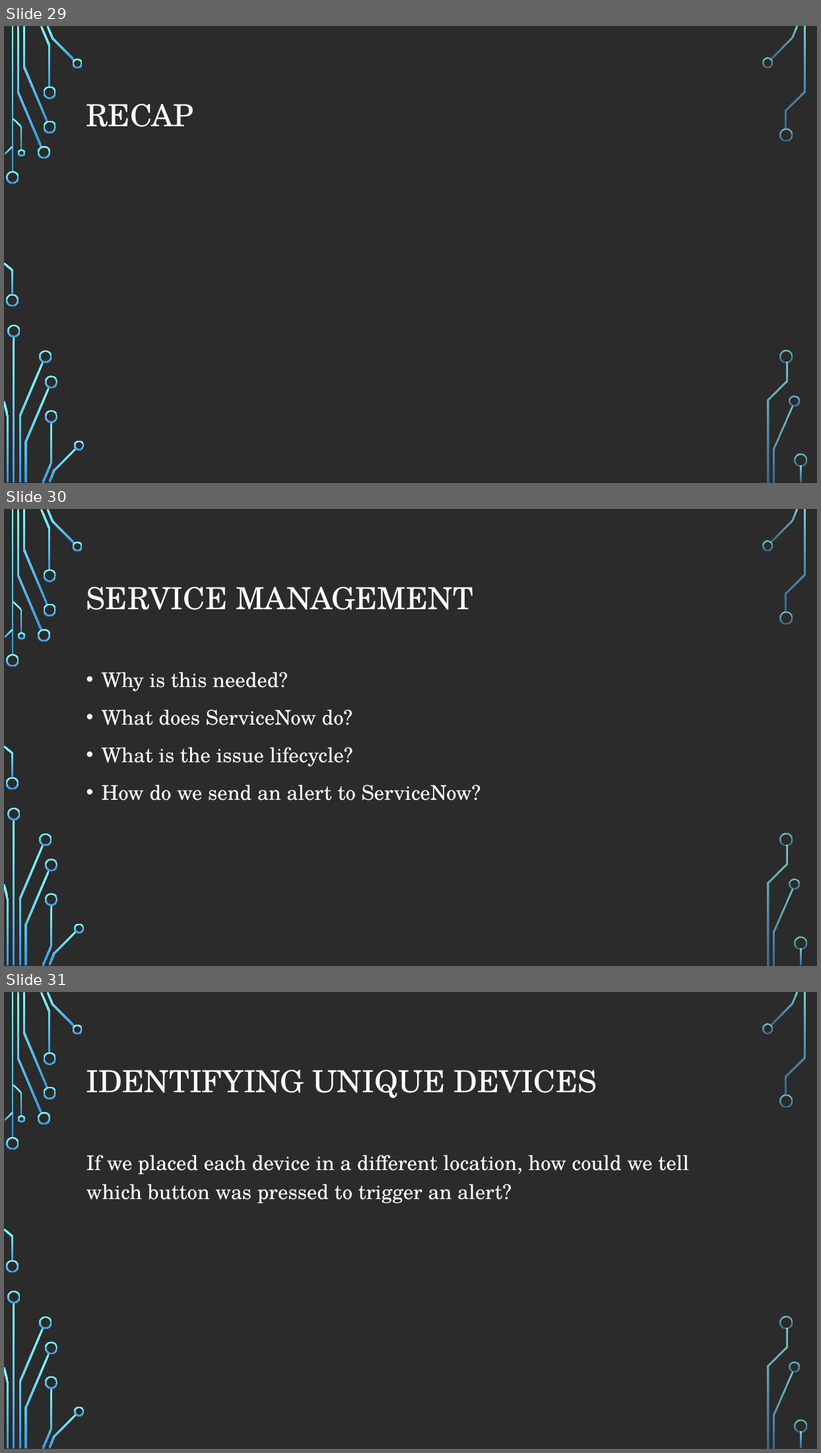
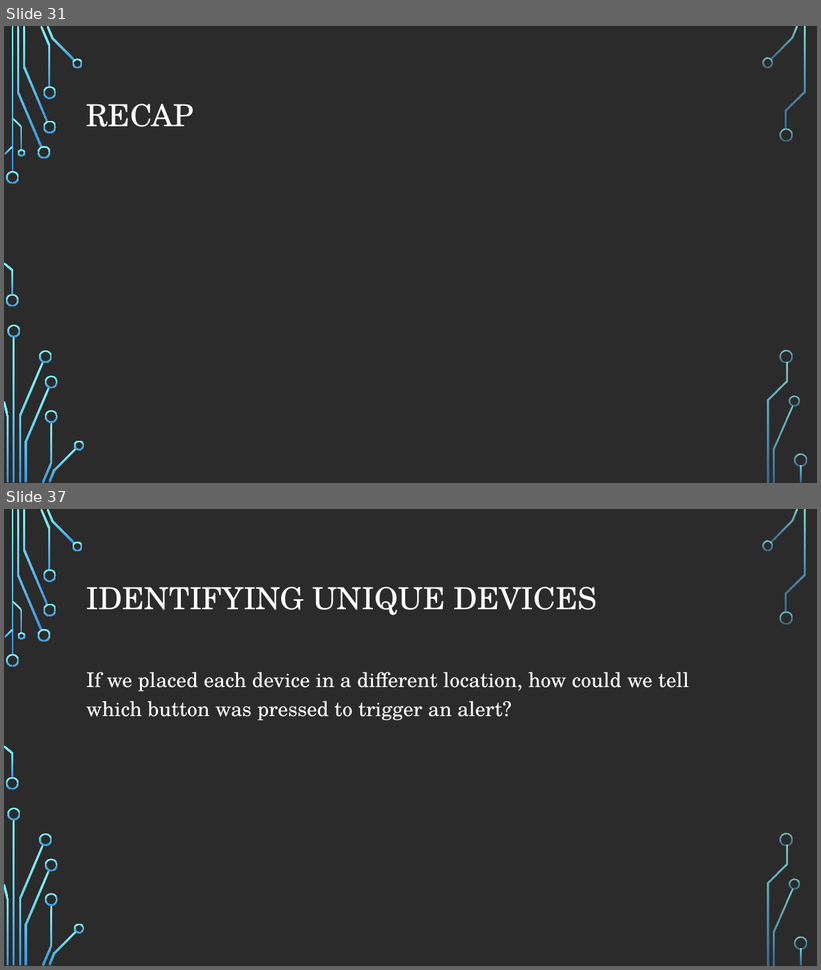
Before and after one commit to andrewjvelez/smap, a slide deck: docs/SMAP Materials Unbranded.pptx. Shown one above the other, each under a label of ours: slides 29, 30 and 31 before the commit, slides 31 and 37 after it; the slides between them are not shown. The pictures are 821x1453 and 821x970 pixels, drawn with LibreOffice and Linux fonts; fonts in the diff are those of the drawing; background and template pictures are left out; a plain dark background stands for a picture behind light text. Boxes give left, top, right and bottom in pixels: in the first picture for what was removed or moved away, otherwise in the second. Text is boxed around its words. In the diff, an @@ line names an element or a change of style, - is before the commit and + after.

Commit message:
Added Service Management slides

```diff
--- a/docs/SMAP Materials Unbranded.pptx
+++ b/docs/SMAP Materials Unbranded.pptx
@@ slide 30 removed at (4,509,817,966), background picture (left out); not listed: 36 template elements that a slide beside it also shows @@
@@ title removed at (86,587,473,610) @@
-SERVICE MANAGEMENT
@@ text removed at (102,672,481,801) @@
-• Why is this needed?
-• What does ServiceNow do?
-• What is the issue lifecycle?
-• How do we send an alert to ServiceNow?
@@ what was slide 29 is now slide 31 @@
@@ what was slide 31 is now slide 37 @@
```
Also in this commit, not shown: 4 slides changed, 7 slides added.
